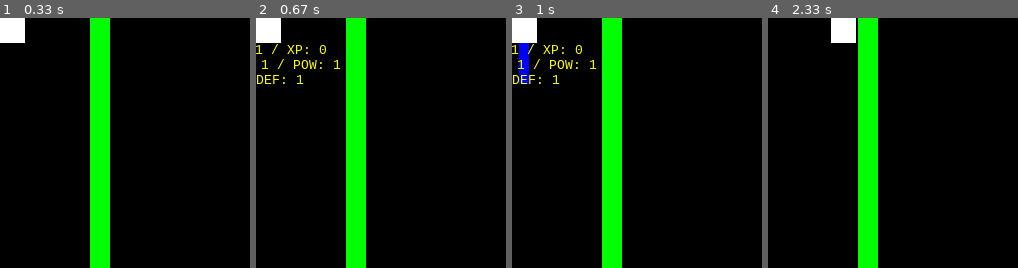
Above: before the commit, frames 1-4 (left to right).
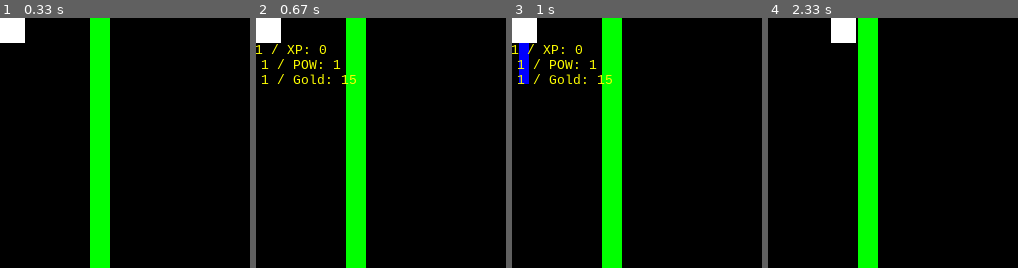
Above: after the commit, the same moments.

Repository: MatthewWilsonBCAA/pygame-stuff
Game: pygame game, started from main.py
Two runs of this game, one before a commit and one after it. Both use one fixed random seed, a clock stepped at 60 frames per second and the inputs below.
Inputs:
- Up to frame 1 (0.33 s): no input
- Up to frame 2 (0.67 s): tap S at 0.33 s
- Up to frame 3 (1 s): tap G at 0.67 s
- Up to frame 4 (2.33 s): hold Up 1.5-1.97 s; tap S at 1.65 s; hold Right from 2 s (still down)
The pictures show only the part of the screen within x 0-50%, y 0-50%; the shares and areas given below are measured in that part.

Frame 1 is identical in both runs. In frame 2, 0.5% of the frame differs, in the area x 0-40%, y 22-27%; in frame 3, 0.5%; in frame 4, nothing differs.

Commit message:
added saving and loading

Diff:
--- a/angles.py
+++ /dev/null
@@ -1,54 +0,0 @@
-from math import pi, hypot, cos, sin, atan2, degrees, radians
-import pygame as pg
-
-
-def get_distance(origin, destination):
-    """Returns distance from origin to destination."""
-    return hypot(destination[0] - origin[0],
-                        destination[1] - origin[1])
-
-def get_angle(origin, destination):
-    """Returns angle in radians from origin to destination.
-        This is the angle that you would get if the points were
-        on a cartesian grid. Arguments of (0,0), (1, -1)
-        return pi/4 (45 deg) rather than  7/4.
-        """
-    x_dist = destination[0] - origin[0]
-    y_dist = destination[1] - origin[1]
-    return atan2(-y_dist, x_dist) % (2 * pi)
-
-def get_xaxis_reflection(origin, destination):
-    """Returns angle in radians reflected on x-axis. This is the
-        reflection angle of a top or bottom collision."""
-    x_dist = origin[0] - destination[0]
-    y_dist = origin[1] - destination[1]
-    return atan2(-y_dist, -x_dist) % (2 * pi)
-
-def get_yaxis_reflection(origin, destination):
-    """Returns angle in radians reflected on y-axis.
-        This is the angle of reflection for a side collision."""
-    x_dist = origin[0] - destination[0]
-    y_dist = origin[1] - destination[1]
-    return atan2(y_dist, x_dist) % (2 * pi)
-
-def get_opposite_angle(origin, destination):
-    """Returns angle in radians from destination to origin."""
-    x_dist = origin[0] - destination[0]
-    y_dist = origin[1] - destination[1]
-    return atan2(-y_dist, x_dist) % (2 * pi)
-
-def project(pos, angle, distance):
-    """
-    Returns tuple of pos projected distance at angle
-    adjusted for pygame's y-axis.
-
-    EXAMPLES
-
-    Move a sprite using it's angle and speed
-    new_pos = project(sprite.pos, sprite.angle, sprite.speed)
-
-    Find the relative x and y components of an angle and speed
-    x_and_y = project((0, 0), angle, speed)
-    """
-    return (pos[0] + (cos(angle) * distance),
-                pos[1] - (sin(angle) * distance))
--- a/main.py
+++ b/main.py
@@ -1,8 +1,13 @@
 import pygame
 import random
 import rooms
-from angles import get_angle, project
-
+import json
+
+try:
+    sudo = open("save.json", "r")
+    loading = True
+except:
+    loading = False
 
 #color initialization
 colors = {
@@ -206,6 +211,7 @@
     K_g,
     K_h,
     K_s,
+    K_w,
     KEYDOWN,
     QUIT,
 )
@@ -222,17 +228,38 @@
 pick_ups = pygame.sprite.Group()
 room_text = ''
 room_text_cor = (0, 0)
-enter_room(0)
-
-
-#player stats and stuff
-player_hp = 25
-player_max_hp = 25
-player_xp = 0
-player_lv = 1
-player_str = 1
-player_pow = 1
-player_def = 1
+
+if loading:
+    with open("save.json") as json_file:
+        main_save = json.load(json_file)
+        roomID  = main_save[0]
+        enter_room(roomID)
+        player_hp = main_save[1]
+        player_max_hp = main_save[2]
+        player_xp = main_save[3]
+        player_lv = main_save[4]
+        player_str = main_save[5]
+        player_pow = main_save[6]
+        player_def = main_save[7]
+        gold = main_save[8]
+        weapon_power = main_save[9]
+        weapon_length_mod = main_save[10]
+        player.rect.left = main_save[11]
+        player.rect.top = main_save[12]
+else:
+    enter_room(0)
+    roomID = 0
+    player_hp = 25
+    player_max_hp = 25
+    player_xp = 0
+    player_lv = 1
+    player_str = 1
+    player_pow = 1
+    player_def = 1
+    gold = 15
+    #for weapon stats
+    weapon_power = 1
+    weapon_length_mod = 0
 attack = False
 attack_input = ''
 i_timer = 0
@@ -240,9 +267,6 @@
 running = True
 showStats = False
 
-#for weapon stats
-weapon_power = 1
-weapon_length = 60
 
 while running == True:
     for event in pygame.event.get():
@@ -271,7 +295,8 @@
     for door in doors:
         if pygame.sprite.collide_rect(player, door):
             player.rect = player.surf.get_rect(center=selected_room[door_warp_list[z]]["warp"])
-            enter_room(selected_room[door_warp_list[z]]["id"])
+            roomID = selected_room[door_warp_list[z]]["id"] #used for saving their location!!!!
+            enter_room(roomID)
         z += 1
 
     for pick in pick_ups:
@@ -291,7 +316,7 @@
             i_timer = 60
 
         if blasts and pygame.sprite.collide_rect(blast, enemy):
-            enemy.hp -= 1 + player_str
+            enemy.hp -= weapon_power + player_str
             if enemy.hp <= 0:
                 player_xp += enemy.xp
                 enemy.kill()
@@ -301,15 +326,17 @@
         running = False
     if i_timer > 0:
         i_timer -= 1
+
+    #this is for attacking
     if attack == True and timer == 0:
         if attack_input == 't':
-            blast = Weapon((player.rect.left + 12, player.rect.top - 12), (10, 60))
+            blast = Weapon((player.rect.left + 12, player.rect.top - 12 - weapon_length_mod), (10, 60 + weapon_length_mod))
         elif attack_input == 'f':
-            blast = Weapon((player.rect.left - 12, player.rect.top + 12), (60, 10))
+            blast = Weapon((player.rect.left - 12 - weapon_length_mod, player.rect.top + 12), (60 + weapon_length_mod, 10))
         elif attack_input == 'g':
-            blast = Weapon((player.rect.left + 12, player.rect.top + 36), (10, 60))
+            blast = Weapon((player.rect.left + 12, player.rect.top + 36 + weapon_length_mod), (10, 60 + weapon_length_mod))
         elif attack_input == 'h':
-            blast = Weapon((player.rect.left + 36, player.rect.top + 12), (60, 10))
+            blast = Weapon((player.rect.left + 36 + weapon_length_mod, player.rect.top + 12), (60 + weapon_length_mod, 10))
         blasts.add(blast)
         all_sprites.add(blast)
         timer = 40
@@ -340,8 +367,8 @@
         screen.blit(font_half.render(text, True, (255, 255, 0)), (player.rect.left - 25, player.rect.top+25))
         text = "STR: " + str(player_str) + " / POW: " + str(player_pow)
         screen.blit(font_half.render(text, True, (255, 255, 0)), (player.rect.left - 35, player.rect.top+40))
-        text = "DEF: " + str(player_def)
-        screen.blit(font_half.render(text, True, (255, 255, 0)), (player.rect.left, player.rect.top+55))
+        text = "DEF: " + str(player_def) + " / Gold: " + str(gold)
+        screen.blit(font_half.render(text, True, (255, 255, 0)), (player.rect.left - 35, player.rect.top+55))
 
     screen.blit(font.render(room_text, True, (255, 255, 0)), room_text_cor)
     #gets the player input, and changes the game state accordingly
@@ -361,3 +388,18 @@
     # Flip the display
     pygame.display.flip()
     clock.tick(FRAMERATE)
+if player_hp > 0:
+    with open("save.json", "w") as json_file:
+        main = []
+        main.append(roomID)
+        main.append(player_hp)
+        main.append(player_max_hp)
+        main.append(player_xp)
+        main.append(player_lv)
+        main.append(player_str)
+        main.append(player_pow)
+        main.append(player_def)
+        main.append(gold)
+        main.append(player.rect.left)
+        main.append(player.rect.top)
+        json.dump(main, json_file)
